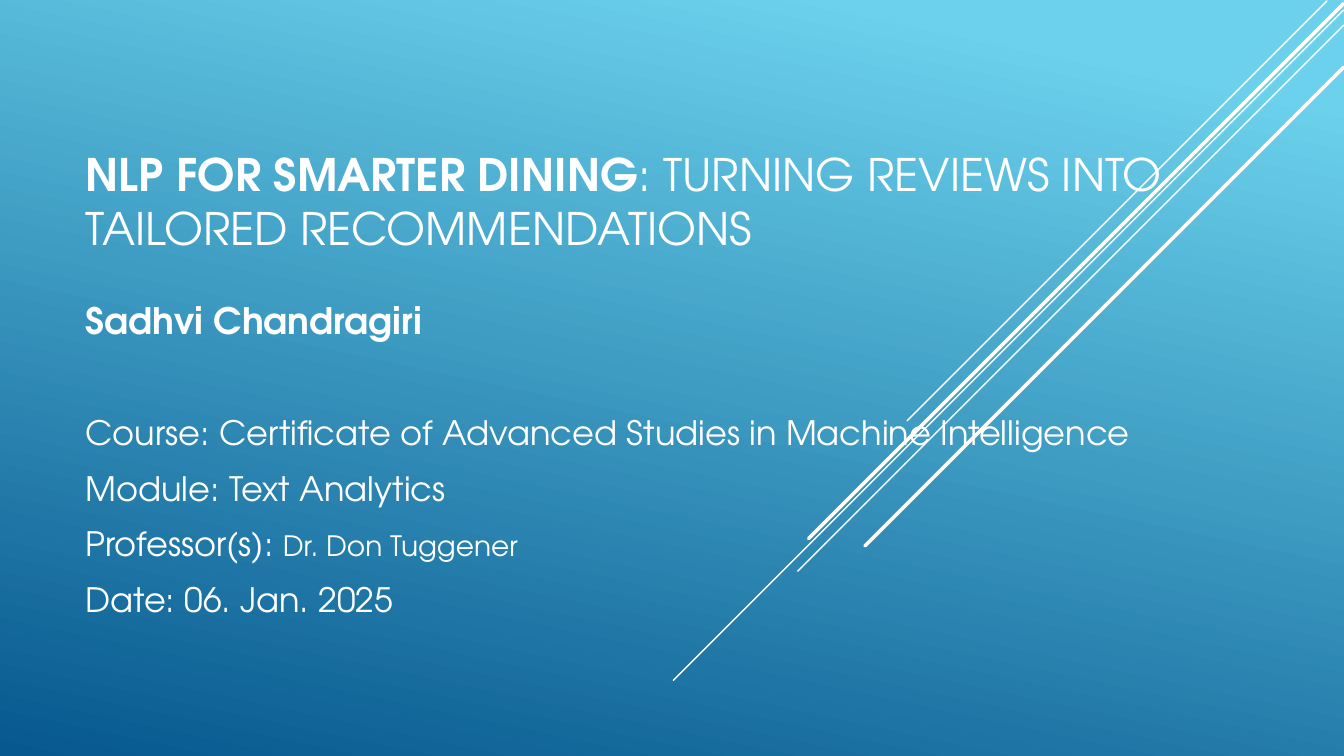
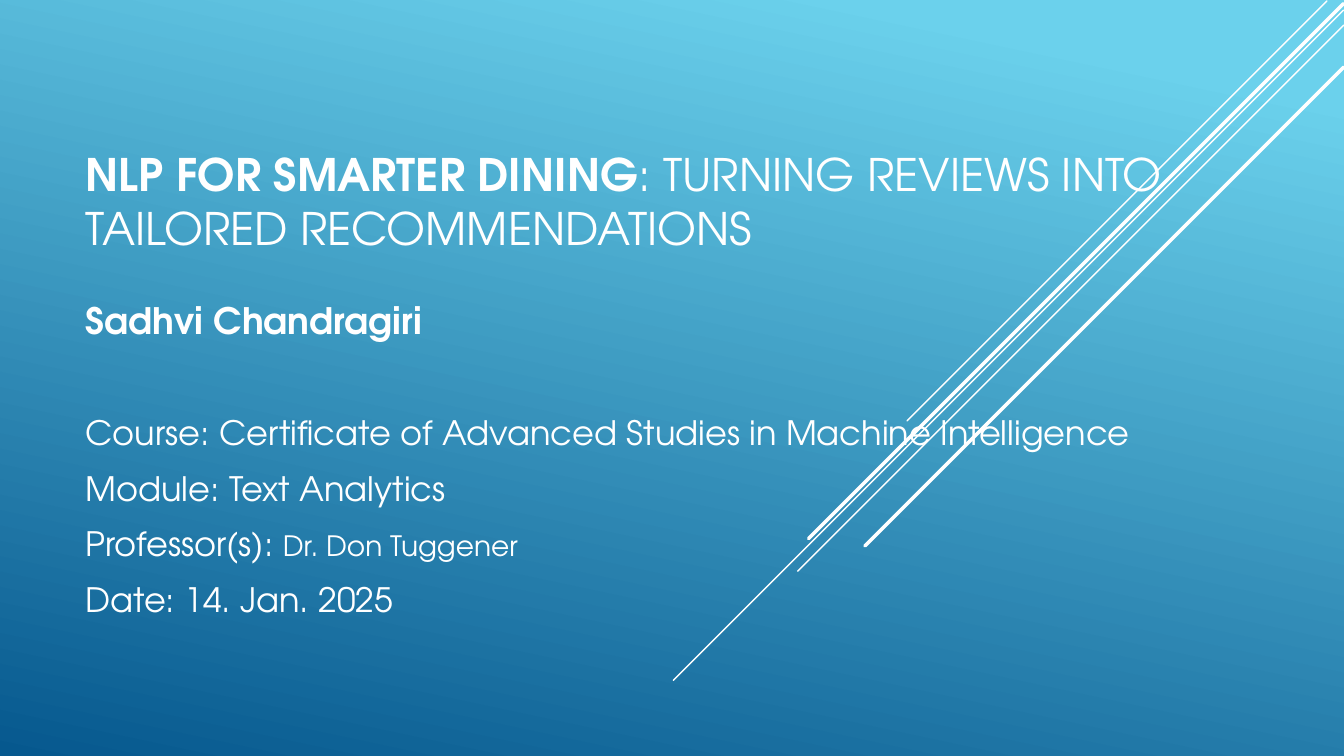
Before and after one commit to sadhchanGitHub/data_science_projects, a slide deck: slide 1 of cas_textanalytics_project_2/NLP_for_Smart_Dining_Project.pptx. Drawn at 1344x756 pixels with LibreOffice and Linux fonts; fonts in the diff are those of the drawing. Boxes give left, top, right and bottom in pixels: in the first picture for what was removed or moved away, otherwise in the second. Text is boxed around its words. In the diff, an @@ line names an element or a change of style, - is before the commit and + after.

```diff
--- a/cas_textanalytics_project_2/NLP_for_Smart_Dining_Project.pptx
+++ b/cas_textanalytics_project_2/NLP_for_Smart_Dining_Project.pptx
@@ subtitle at [86,586,393,613]: text changed @@
-Date: 06. Jan. 2025
+Date: 14. Jan. 2025
```
Also in this commit, not shown: 2 other slides changed, 1 slide added, 2 other files.
